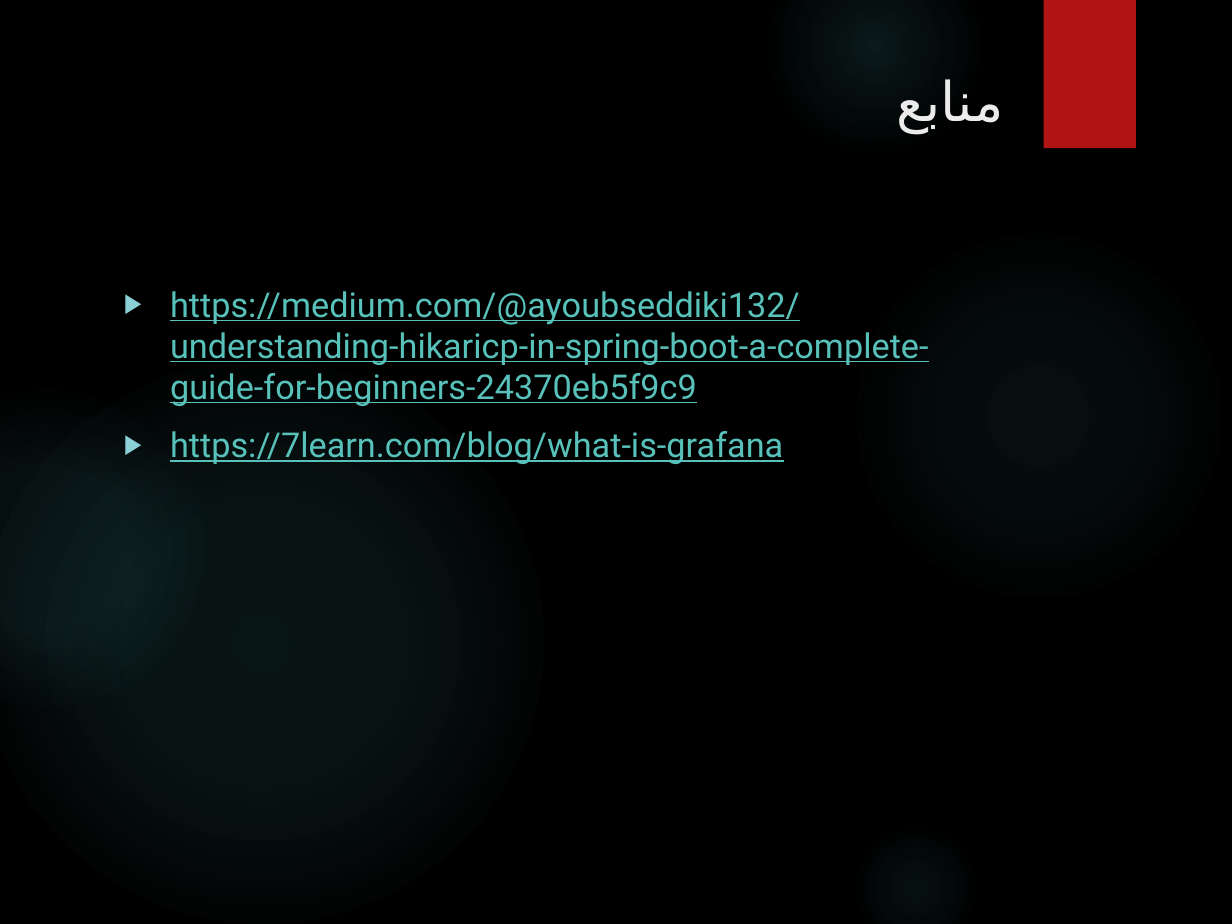
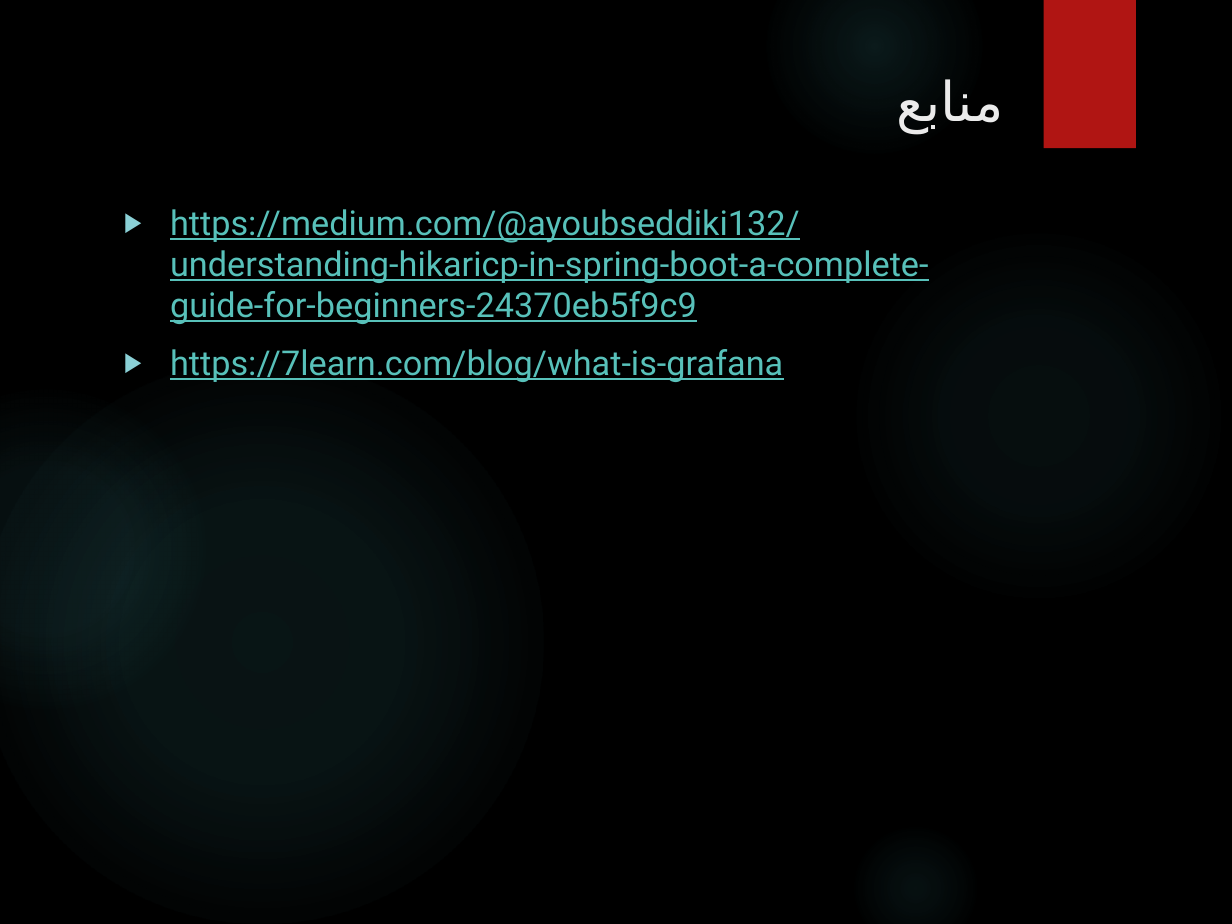
Before and after one commit to bshafiei-ir/grafana, a slide deck: slide 11 of docs/grafana_presentation.pptx (slide 10 before the commit). Drawn at 1232x924 pixels with LibreOffice and Linux fonts; fonts in the diff are those of the drawing; background and template pictures are left out. Boxes give left, top, right and bottom in pixels: in the first picture for what was removed or moved away, otherwise in the second. Text is boxed around its words. In the diff, an @@ line names an element or a change of style, - is before the commit and + after.

```diff
--- a/docs/grafana_presentation.pptx
+++ b/docs/grafana_presentation.pptx
@@ text "https://medium.com/@ayoubseddiki132/understanding-hikaricp-i ...": place and size @@
-text "https://medium.com/@ayoubseddiki132/understanding-hikaricp-i ..." at [170, 291, 929, 464]
+text "https://medium.com/@ayoubseddiki132/understanding-hikaricp-i ..." at [170, 209, 929, 382]
```
Also in this commit, not shown: 7 other slides changed, 1 slide added, 6 other files.
